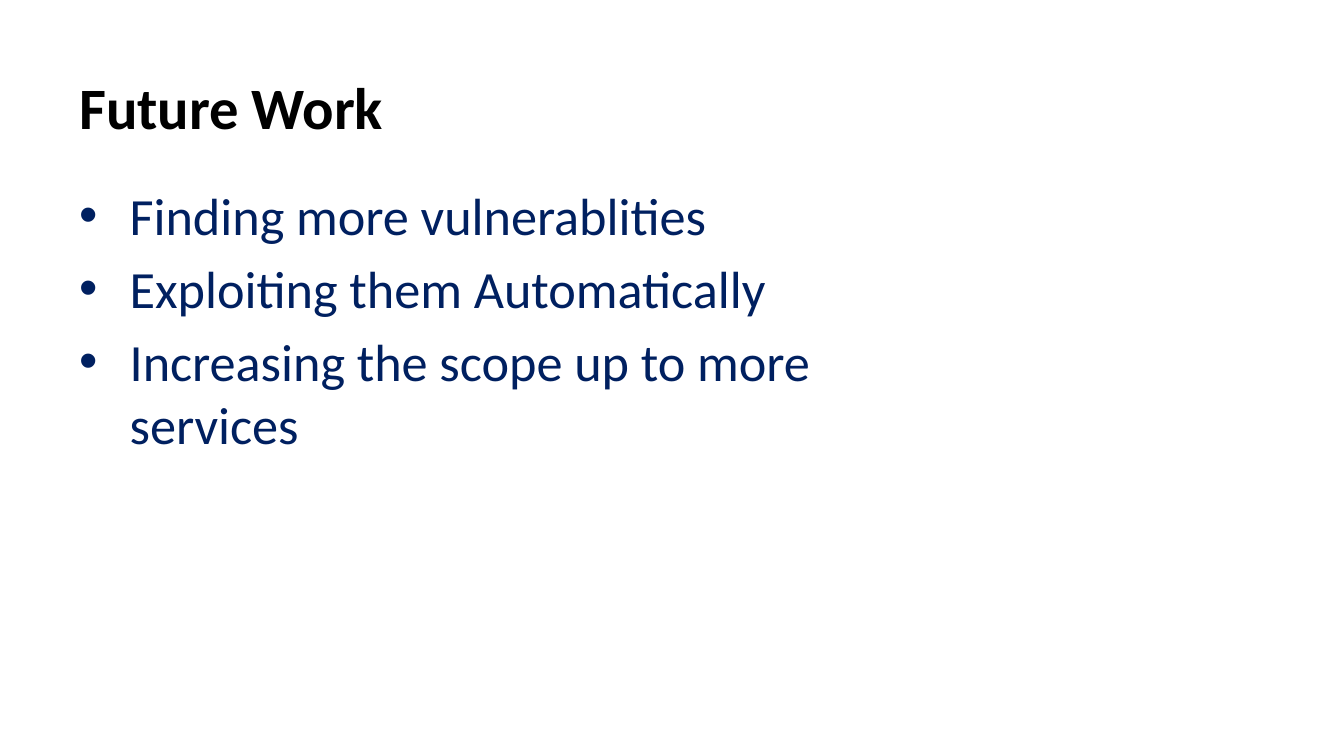
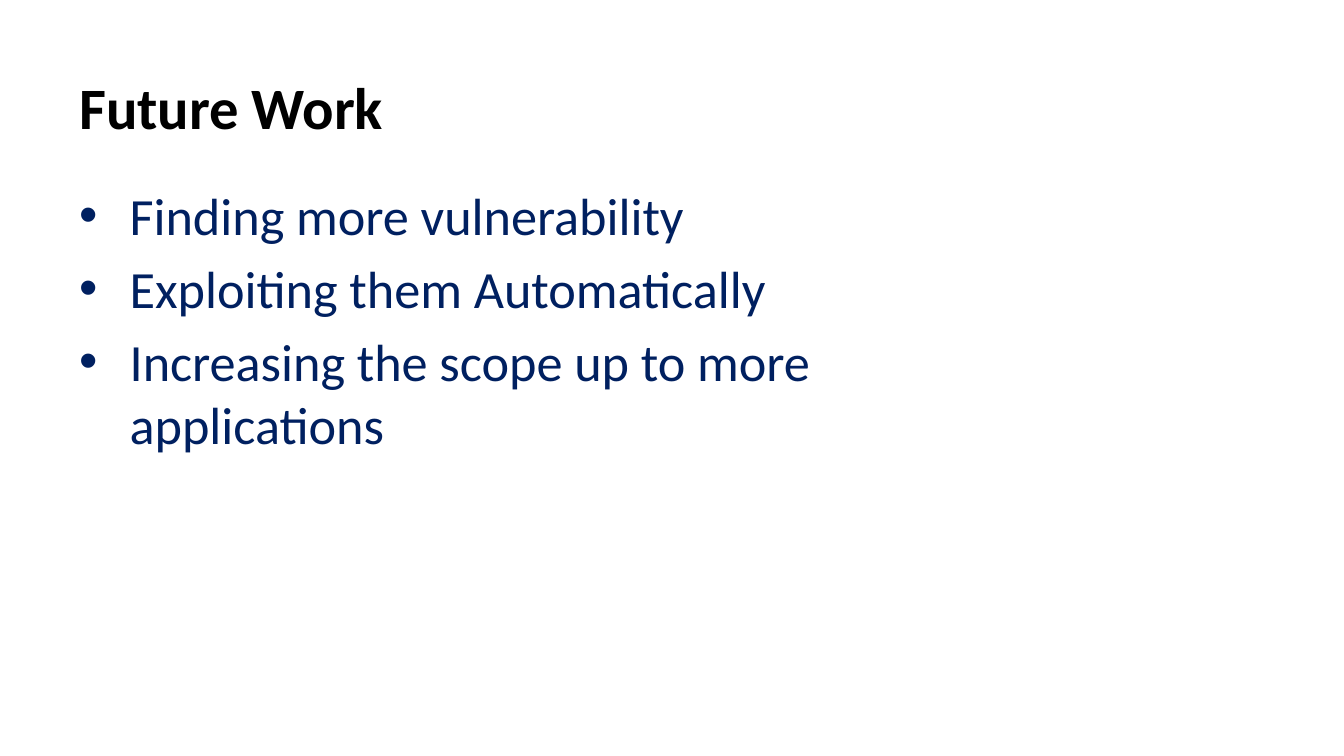
Before and after one commit to Shani123456-maker/finalyearproject, a slide deck: slide 13 of presentation_v1.pptx (slide 12 before the commit). Drawn at 1344x756 pixels with LibreOffice and Linux fonts; fonts in the diff are those of the drawing; background and template pictures are left out. Boxes give left, top, right and bottom in pixels: in the first picture for what was removed or moved away, otherwise in the second. Text is boxed around its words. In the diff, an @@ line names an element or a change of style, - is before the commit and + after.

```diff
--- a/presentation_v1.pptx
+++ b/presentation_v1.pptx
@@ text at [130, 198, 684, 244]: text changed @@
-• Finding more vulnerablities
+• Finding more vulnerability
@@ text at [130, 344, 810, 453]: text changed @@
-• Increasing the scope up to more services
+• Increasing the scope up to more applications
```
Also in this commit, not shown: 2 other slides changed, 7 slides added, 6 slides removed, 10 other files.
